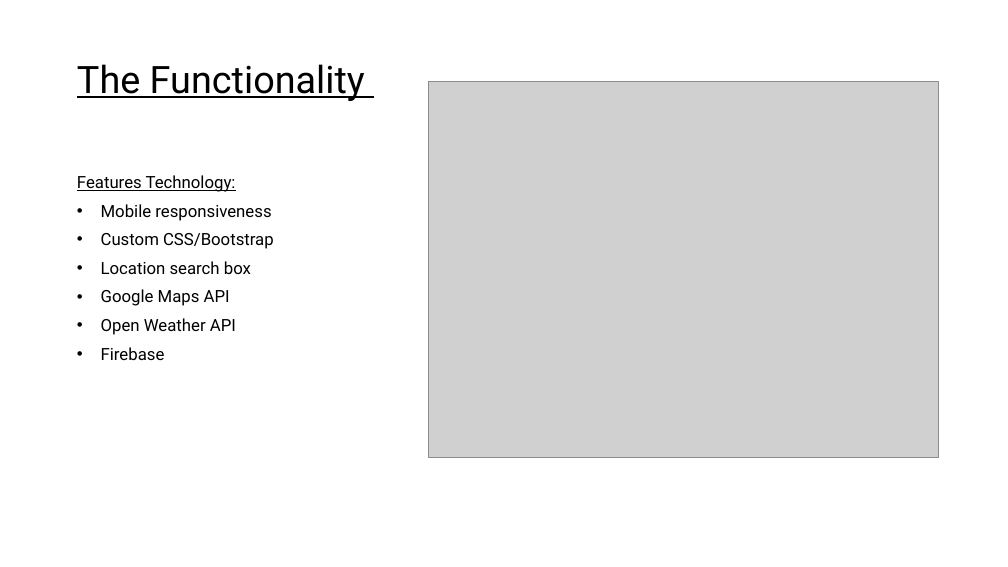
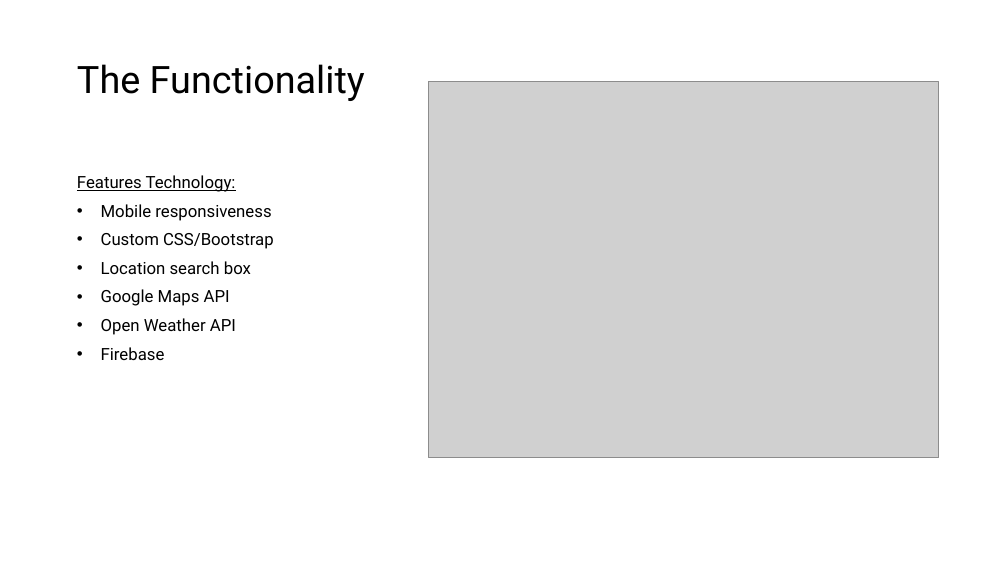
Before and after one commit to mgallagher06/GWCB_project-1, a slide deck: slide 5 of Playground Adventures!.pptx. Drawn at 1008x567 pixels with LibreOffice and Linux fonts; fonts in the diff are those of the drawing; grey boxes stand for pictures. Boxes give left, top, right and bottom in pixels: in the first picture for what was removed or moved away, otherwise in the second. Text is boxed around its words. In the diff, an @@ line names an element or a change of style, - is before the commit and + after.

```diff
--- a/Playground Adventures!.pptx
+++ b/Playground Adventures!.pptx
@@ title "The Functionality" at (77,64,365,101): underline off @@
```
Also in this commit, not shown: 3 other slides changed.
